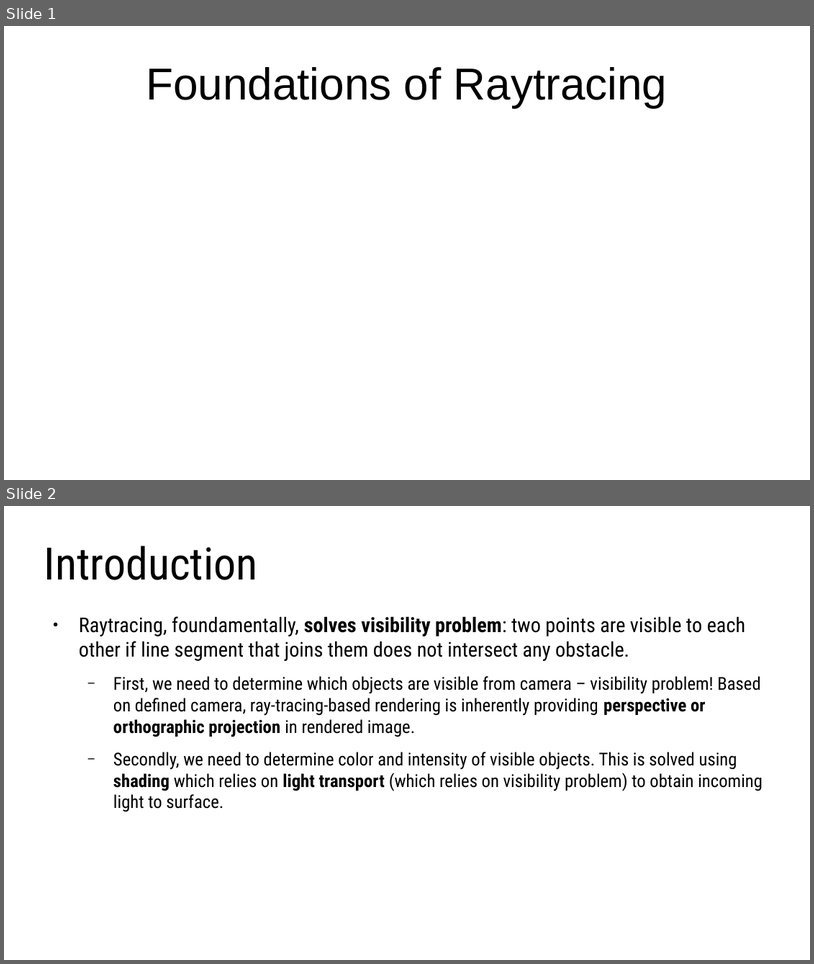
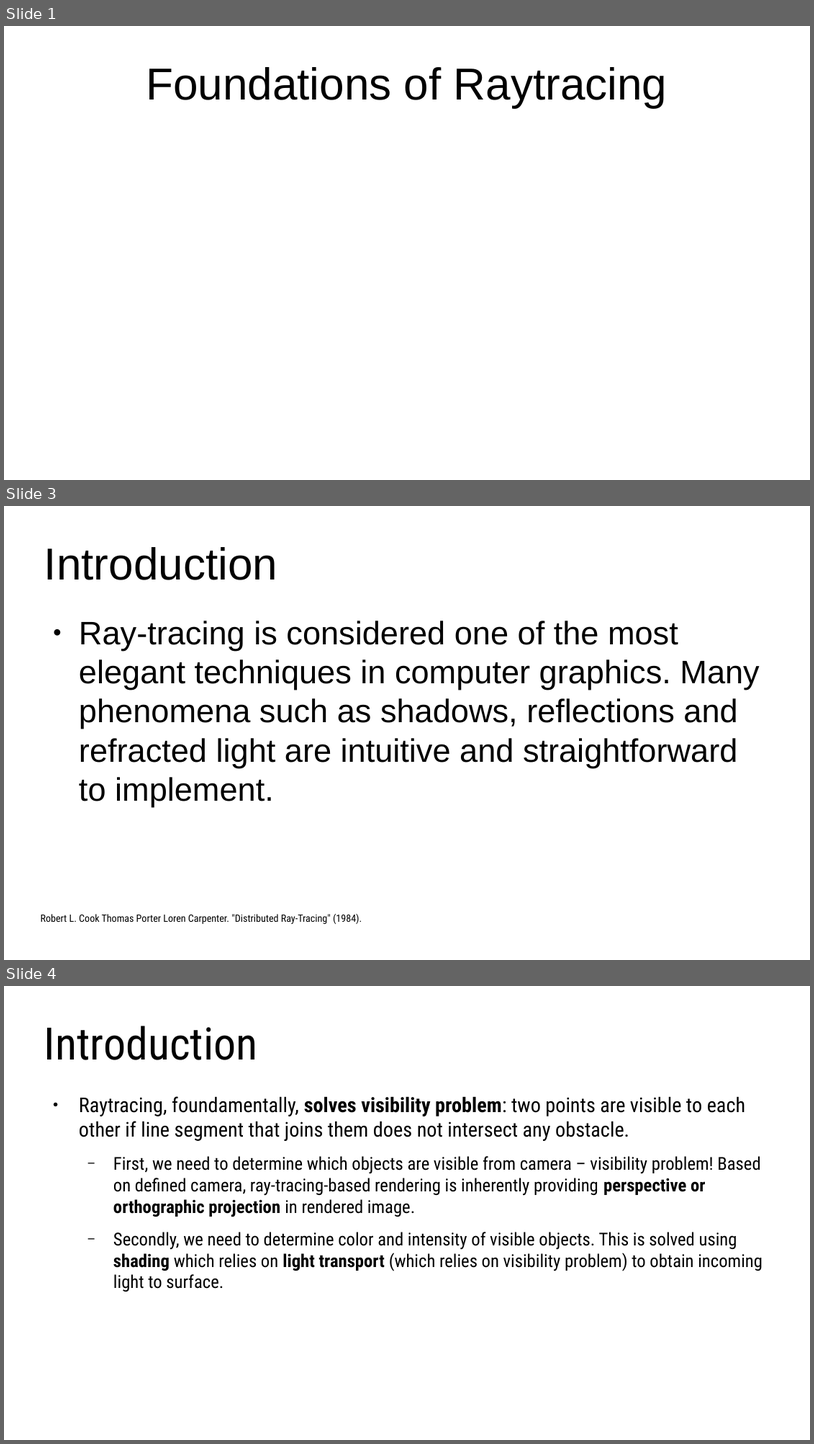
Before and after one commit to lorentzo/IntroductionToComputerGraphics, a slide deck: lectures/foundations_rendering/foundations_raytracing.odp. Shown one above the other, each under a label of ours: slides 1 and 2 before the commit, slides 1, 3 and 4 after it; the slides between them are not shown. The pictures are 814x964 and 814x1444 pixels, drawn with LibreOffice and Linux fonts; fonts in the diff are those of the drawing. Boxes give left, top, right and bottom in pixels: in the first picture for what was removed or moved away, otherwise in the second. Text is boxed around its words. In the diff, an @@ line names an element or a change of style, - is before the commit and + after.

```diff
--- a/lectures/foundations_rendering/foundations_raytracing.odp
+++ b/lectures/foundations_rendering/foundations_raytracing.odp
@@ slide 3 added at box(4, 506, 810, 960), background #FFFFFF @@
@@ title added at box(44, 547, 278, 580), 44 pt, text #000000 @@
+Introduction
@@ text added at box(79, 620, 759, 806), 32 pt, text #000000 @@
+● Ray-tracing is considered one of the most elegant techniques in computer graphics. Many phenomena such as shadows, reflections and refracted light are intuitive and straightforward to implement.
@@ text added at box(41, 914, 362, 924), 10 pt, text #000000 @@
+Robert L. Cook Thomas Porter Loren Carpenter. "Distributed Ray-Tracing" (1984).
@@ what was slide 2 is now slide 4 @@
```
Also in this commit, not shown: 5 slides changed, 7 other slides added, 4 other files.
